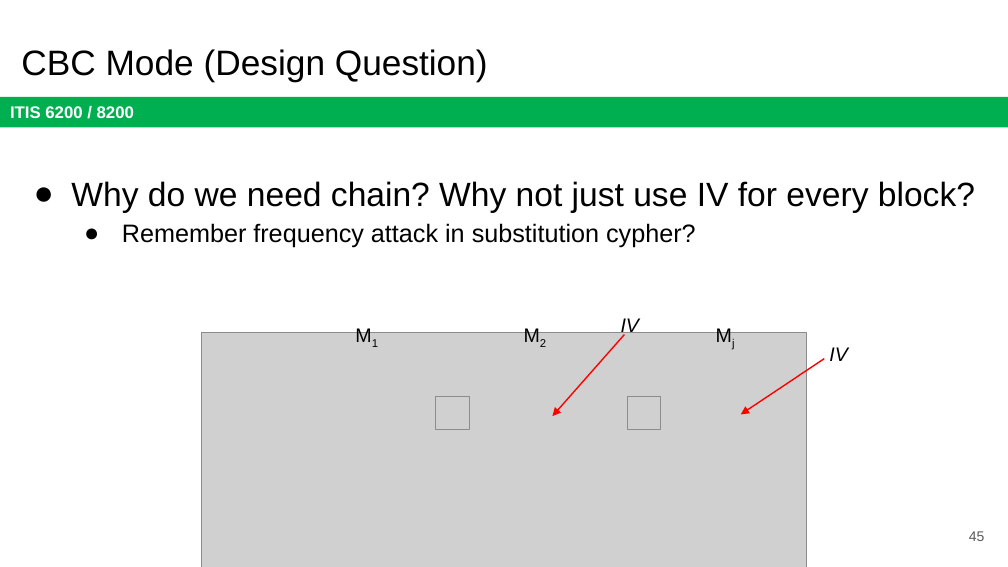
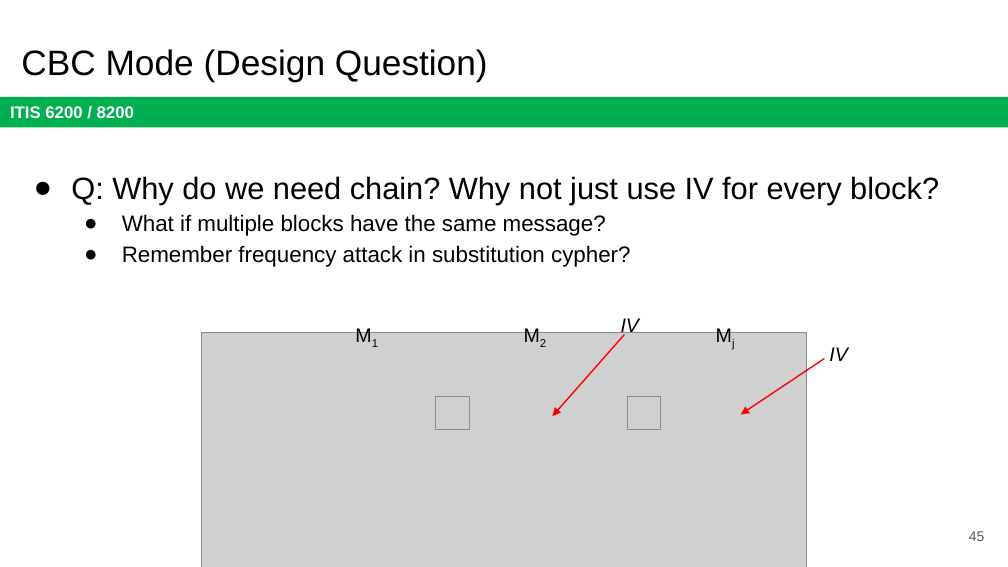
Before and after one commit to jx5c/github.io, a slide deck: slide 45 of teaching/ITIS6200/2023fa/lectures/lec03.pptx. Drawn at 1008x567 pixels with LibreOffice and Linux fonts; fonts in the diff are those of the drawing; grey boxes stand for pictures. Boxes give left, top, right and bottom in pixels: in the first picture for what was removed or moved away, otherwise in the second. Text is boxed around its words. In the diff, an @@ line names an element or a change of style, - is before the commit and + after.

```diff
--- a/teaching/ITIS6200/2023fa/lectures/lec03.pptx
+++ b/teaching/ITIS6200/2023fa/lectures/lec03.pptx
@@ text at (71,176,939,236): text changed; size 24 to 22 pt @@
-● Why do we need chain? Why not just use IV for every block?
+● Q: Why do we need chain? Why not just use IV for every block?
+  ● What if multiple blocks have the same message?
@@ text at (122,245,630,267): size 18 to 16 pt in "Remember frequency attack in substitution cypher?" @@
```
Also in this commit, not shown: 3 other files.
